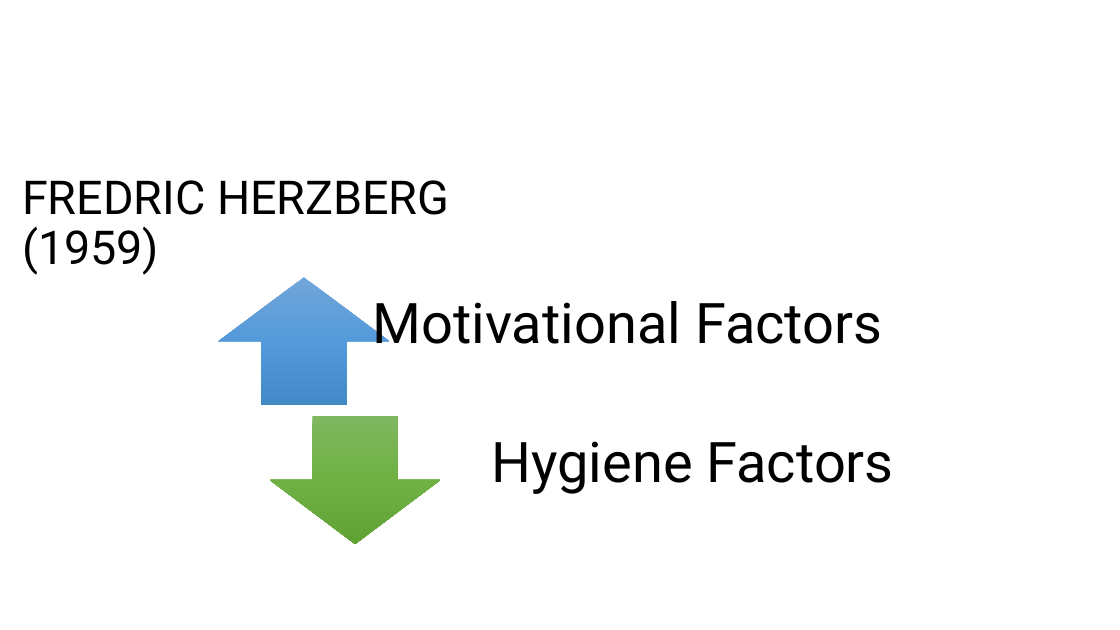
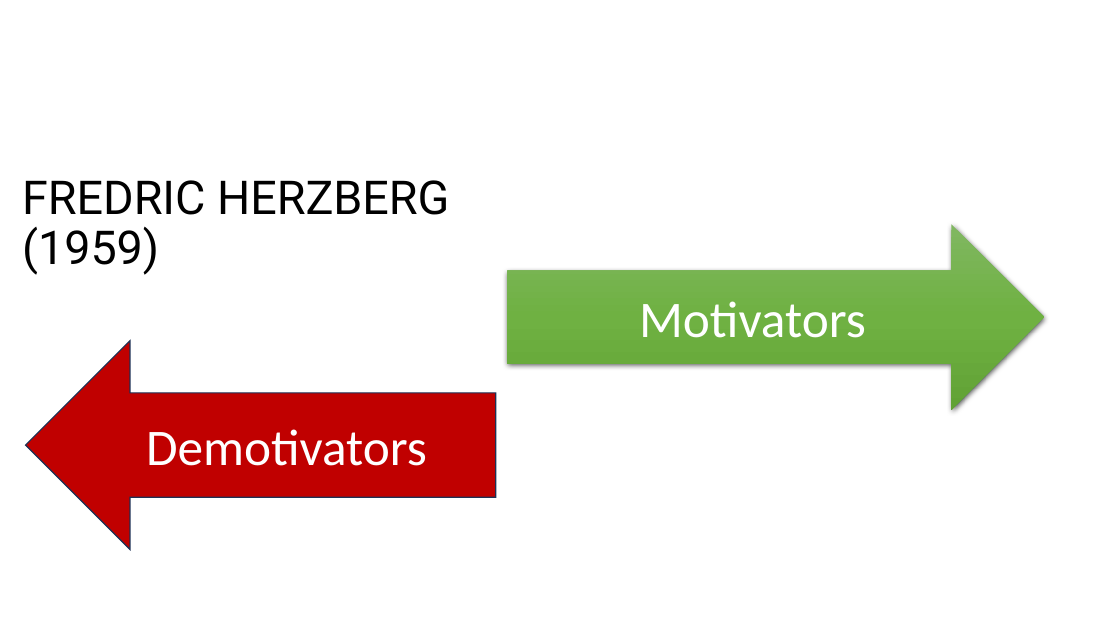
Before and after one commit to islambassiem/5LD02, a slide deck: slide 16 of PMS/Final Presentation.pptx (slide 18 before the commit). Drawn at 1120x630 pixels with LibreOffice and Linux fonts; fonts in the diff are those of the drawing; background and template pictures are left out. Boxes give left, top, right and bottom in pixels: in the first picture for what was removed or moved away, otherwise in the second. Text is boxed around its words. In the diff, an @@ line names an element or a change of style, - is before the commit and + after.

```diff
--- a/PMS/Final Presentation.pptx
+++ b/PMS/Final Presentation.pptx
@@ right arrow added at [507,224,1044,410], fill gradient #81B861 to #6FB242 to #62A336, 44 pt, text #FFFFFF @@
+Motivators
@@ right arrow added at [25,341,496,550], fill #C00000, outline #1E3256 1 pt, 44 pt, text #FFFFFF @@
+Demotivators
@@ group removed at [218,277,894,544]: 2 texts, 1 up arrow, 1 down arrow @@
-Motivational Factors
-Hygiene Factors
```
Also in this commit, not shown: 5 other slides changed, 2 slides added, 5 slides removed, 1 other file.
